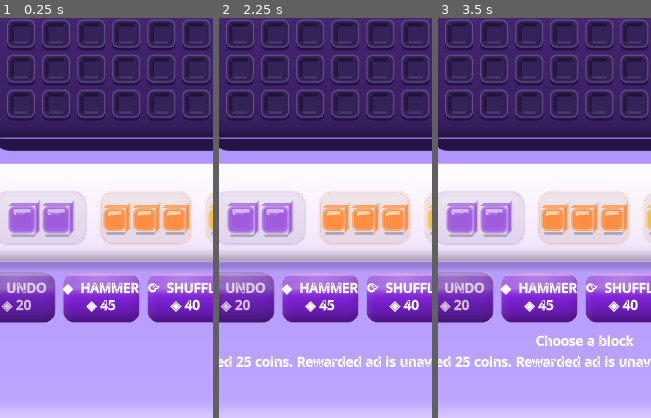
Above: before the commit, frames 1-3 (left to right).
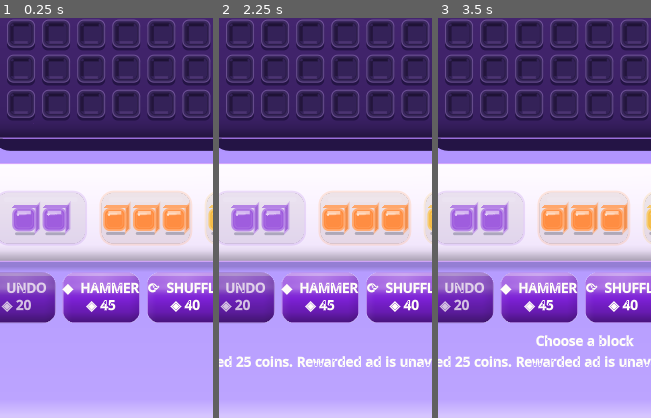
Above: after the commit, the same moments.

Repository: eghosa001/unjam
Game: Godot game, scene res://scenes/BlockPuzzle.tscn
Same seed, same stepped clock (60 frames per second), same inputs: the game is played once before the commit and once after it. This scene is started directly instead of the project's main scene.
Inputs (mouse positions are % of the whole screen's width and height, from its top left):
- Up to frame 1 (0.25 s): no input
- Up to frame 2 (2.25 s): click "←" at 0.5 s; click "↻" at 1.25 s; click (80, 13) at 2 s
- Up to frame 3 (3.5 s): click (21, 25) at 2.77 s
The pictures show only the part of the screen within x 16-66%, y 45-95%; the shares and areas given below are measured in that part.

The runs differ from the first frame. In frame 1, 1.2% of the frame differs, in the area x 3-35%, y 45-55%; in frame 2, 1.2%; in frame 3, 1.2%.

Commit message:
fix: preserve Block board-scale tray bricks

Diff:
--- a/scripts/ui/block_piece_button.gd
+++ b/scripts/ui/block_piece_button.gd
@@ -465,9 +465,9 @@
 
 func _tray_cell_size(max_x: int, max_y: int) -> float:
 	var fit_cell := minf((size.x - 10.0) / float(max_x + 1), (size.y - 10.0) / float(max_y + 1))
-	# Tray pieces should read slightly larger than board cells so the selectable
-	# inventory remains obvious at phone scale, while tall shapes still fit.
-	return clampf(minf(36.0, fit_cell), 20.0, 36.0)
+	# Keep tray bricks at the same visual scale as board cells; the pedestal now
+	# supplies hierarchy/affordance without making placed pieces appear to shrink.
+	return clampf(minf(32.0, fit_cell), 18.0, 32.0)
 
 func _draw_block(rect: Rect2, fill: Color) -> void:
 	# Use real top/right extrusion instead of a second full-size dark rectangle.
